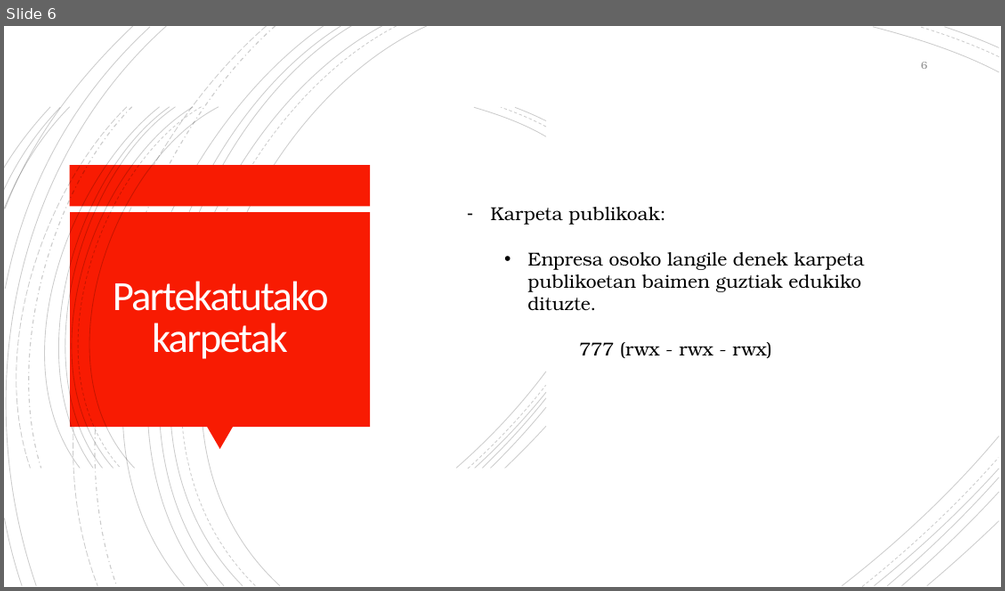
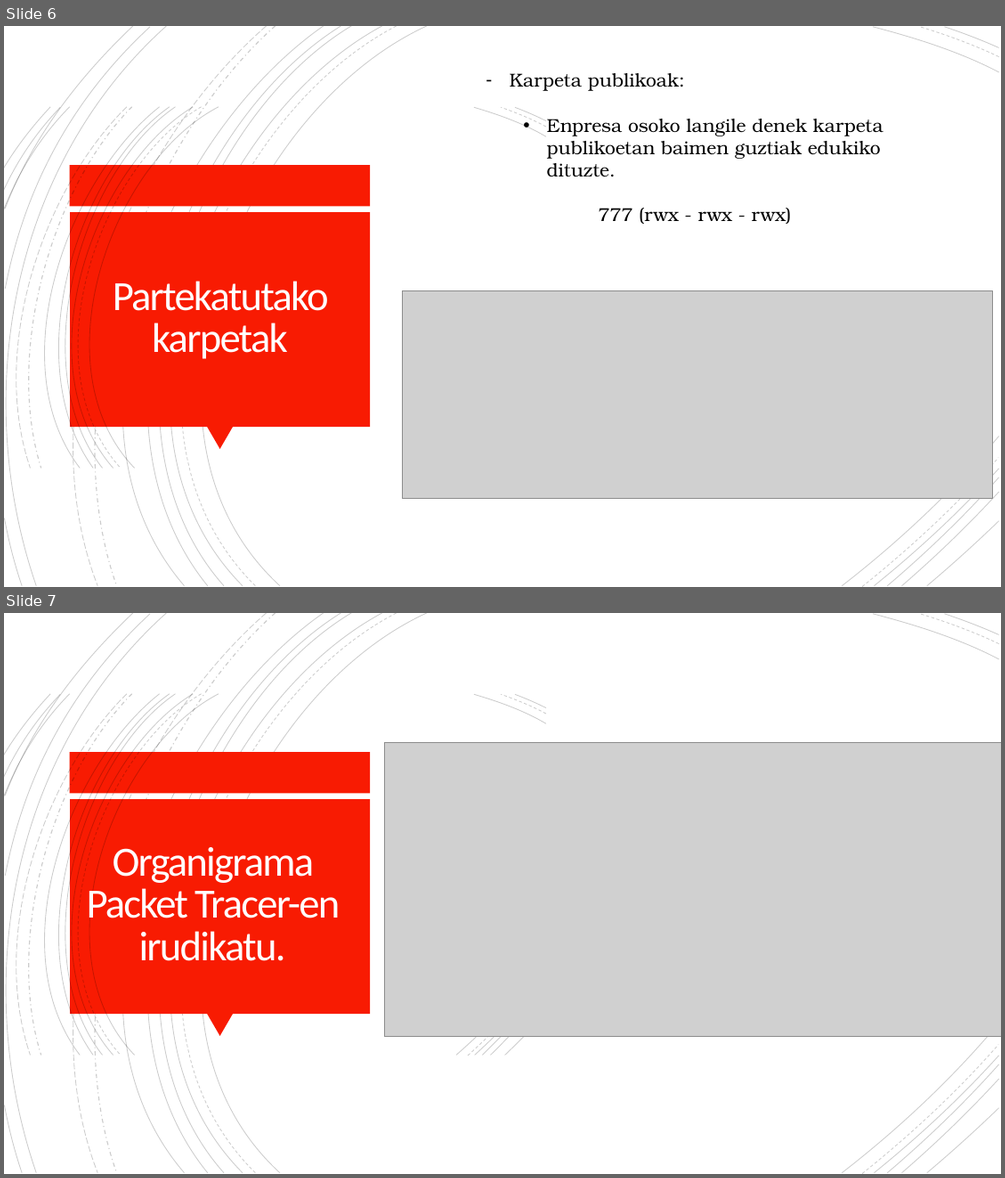
Before and after one commit to OceansForce/Erronka_5_Taldea, a slide deck: Aurkezpena/AurkezpenaTaldea5.pptx. Shown one above the other, each under a label of ours: slide 6 before the commit, slides 6 and 7 after it. The pictures are 1005x591 and 1005x1178 pixels, drawn with LibreOffice and Linux fonts; fonts in the diff are those of the drawing; grey boxes stand for pictures; background and template pictures are left out. Boxes give left, top, right and bottom in pixels: in the first picture for what was removed or moved away, otherwise in the second. Text is boxed around its words. In the diff, an @@ line names an element or a change of style, - is before the commit and + after.

```diff
--- a/Aurkezpena/AurkezpenaTaldea5.pptx
+++ b/Aurkezpena/AurkezpenaTaldea5.pptx
@@ slide 7 added at [4, 613, 1001, 1174], background #FFFFFF; not listed: 38 template elements that a slide beside it also shows @@
@@ picture added at [385, 742, 1001, 1037] @@
@@ title added at [87, 847, 340, 961], 40 pt, text #FFFEFF @@
+Organigrama Packet Tracer-en irudikatu.
@@ group added at [456, 958, 546, 1055]: 6 freeform shapes @@
@@ slide 6 changed as well @@
@@ text "Karpeta publikoak:": place and size @@
-text "Karpeta publikoak:" at [490, 207, 864, 358]
+text "Karpeta publikoak:" at [510, 73, 883, 224]
@@ page number removed at [921, 62, 927, 69] @@
-6
@@ picture added at [403, 290, 994, 498] @@
@@ group removed at [456, 371, 546, 468]: 6 freeform shapes @@
```
Also in this commit, not shown: 5 other slides changed, 1 slide removed, 3 other files.
